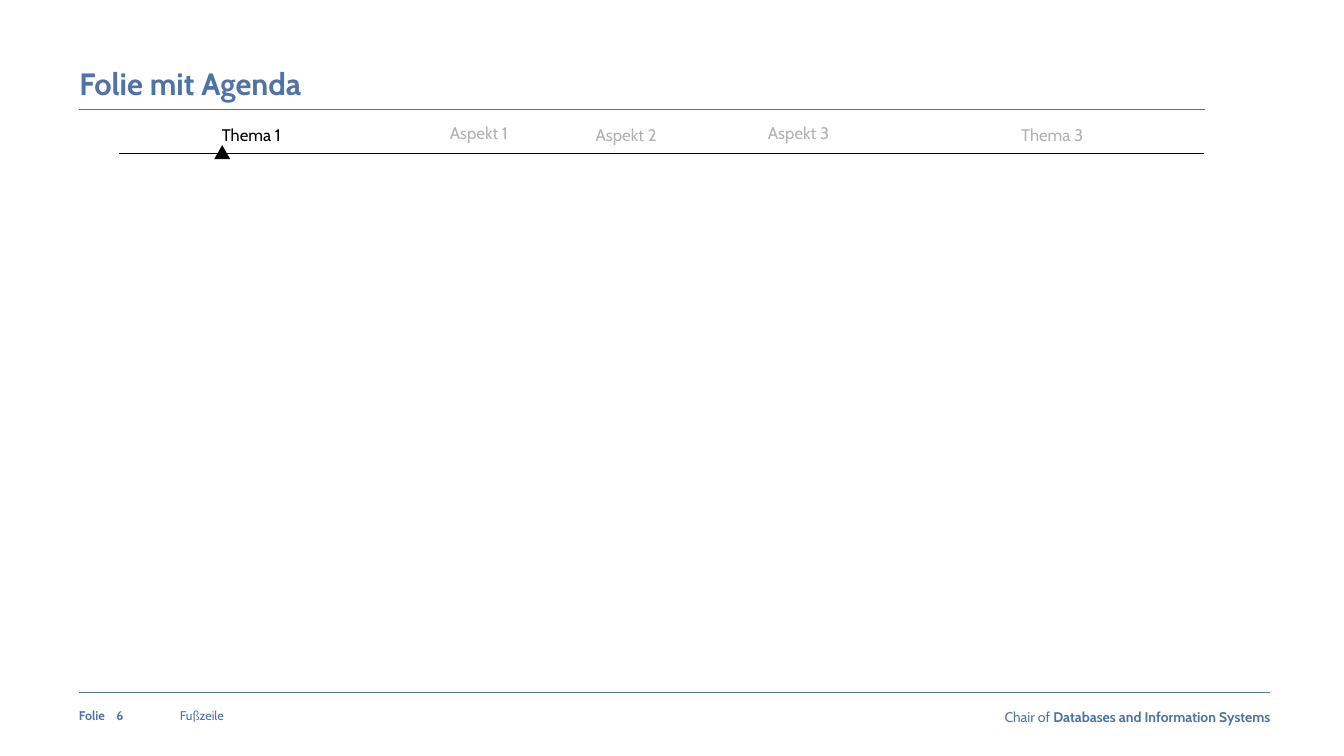
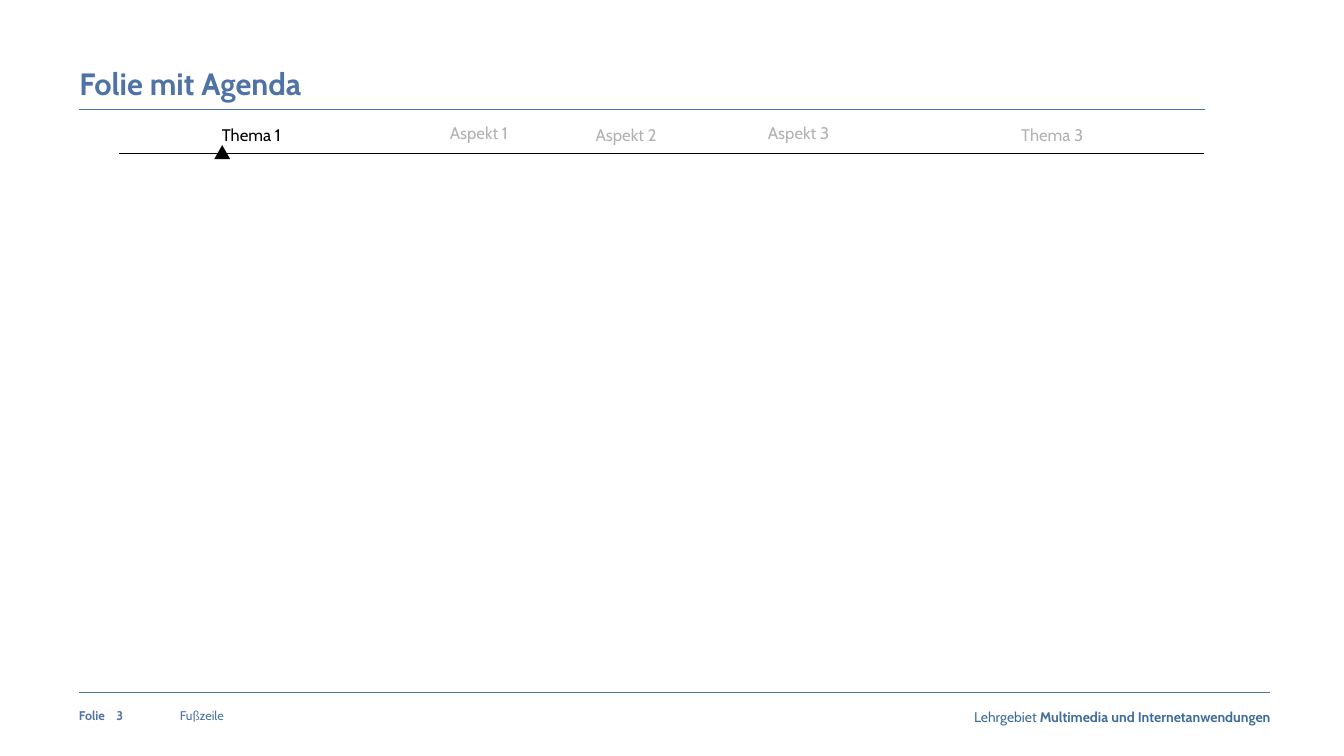
Before and after one commit to claraja/NLP_63458_WS22, a slide deck: slide 3 of Praesentation/dbis_gruen_blau.pptx (slide 6 before the commit). Drawn at 1344x756 pixels with LibreOffice and Linux fonts; fonts in the diff are those of the drawing; background and template pictures are left out. Boxes give left, top, right and bottom in pixels: in the first picture for what was removed or moved away, otherwise in the second. Text is boxed around its words. In the diff, an @@ line names an element or a change of style, - is before the commit and + after.

```diff
--- a/Praesentation/dbis_gruen_blau.pptx
+++ b/Praesentation/dbis_gruen_blau.pptx
@@ page number at bbox=[116, 711, 123, 720]: text changed @@
-6
+3
@@ text at bbox=[974, 711, 1271, 726]: text changed; text colour #5073A5 to #406D9B @@
-Chair of Databases and Information Systems
+Lehrgebiet Multimedia und Internetanwendungen
```
Also in this commit, not shown: 3 other slides changed, 1 slide added, 4 slides removed, 27 other files.
